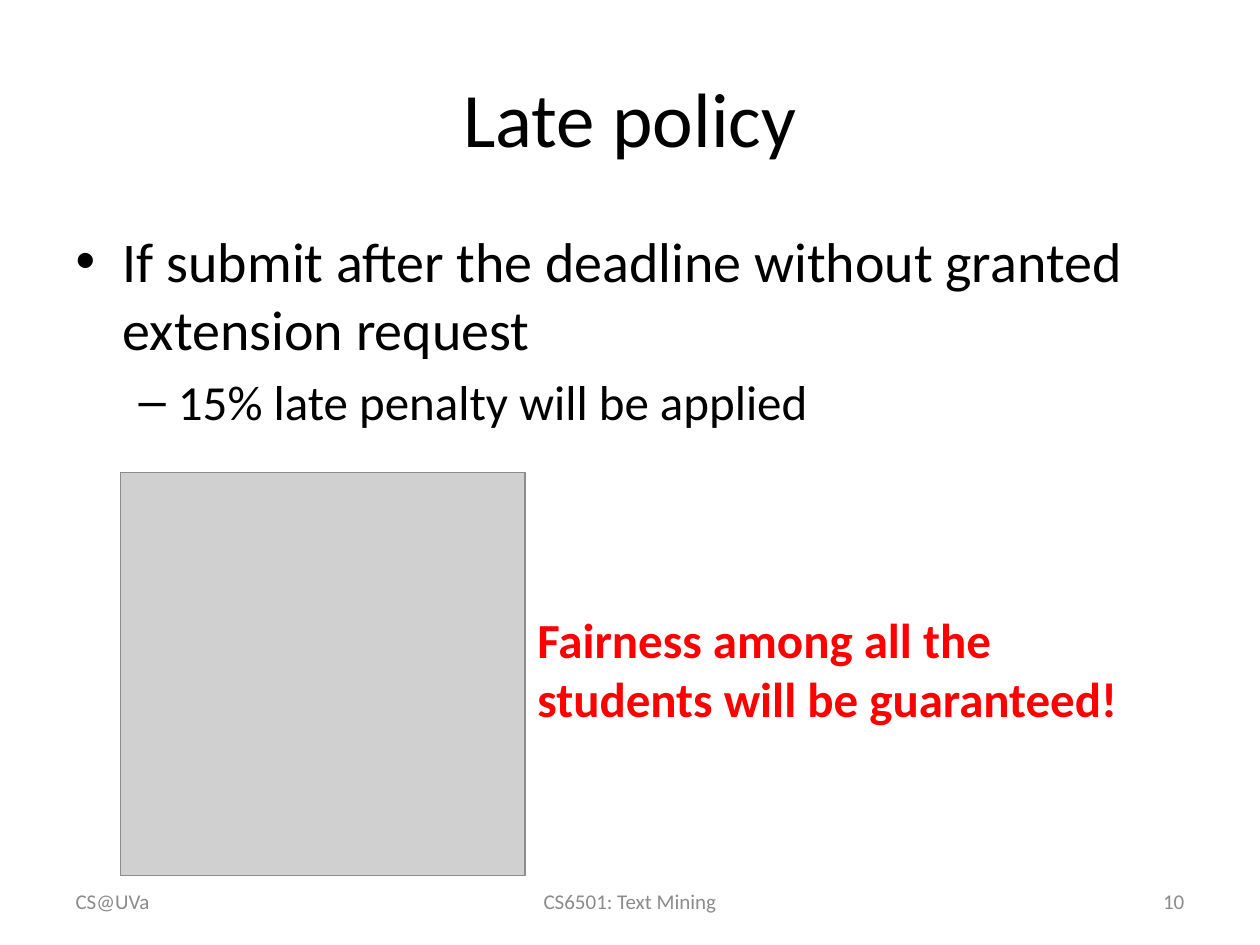
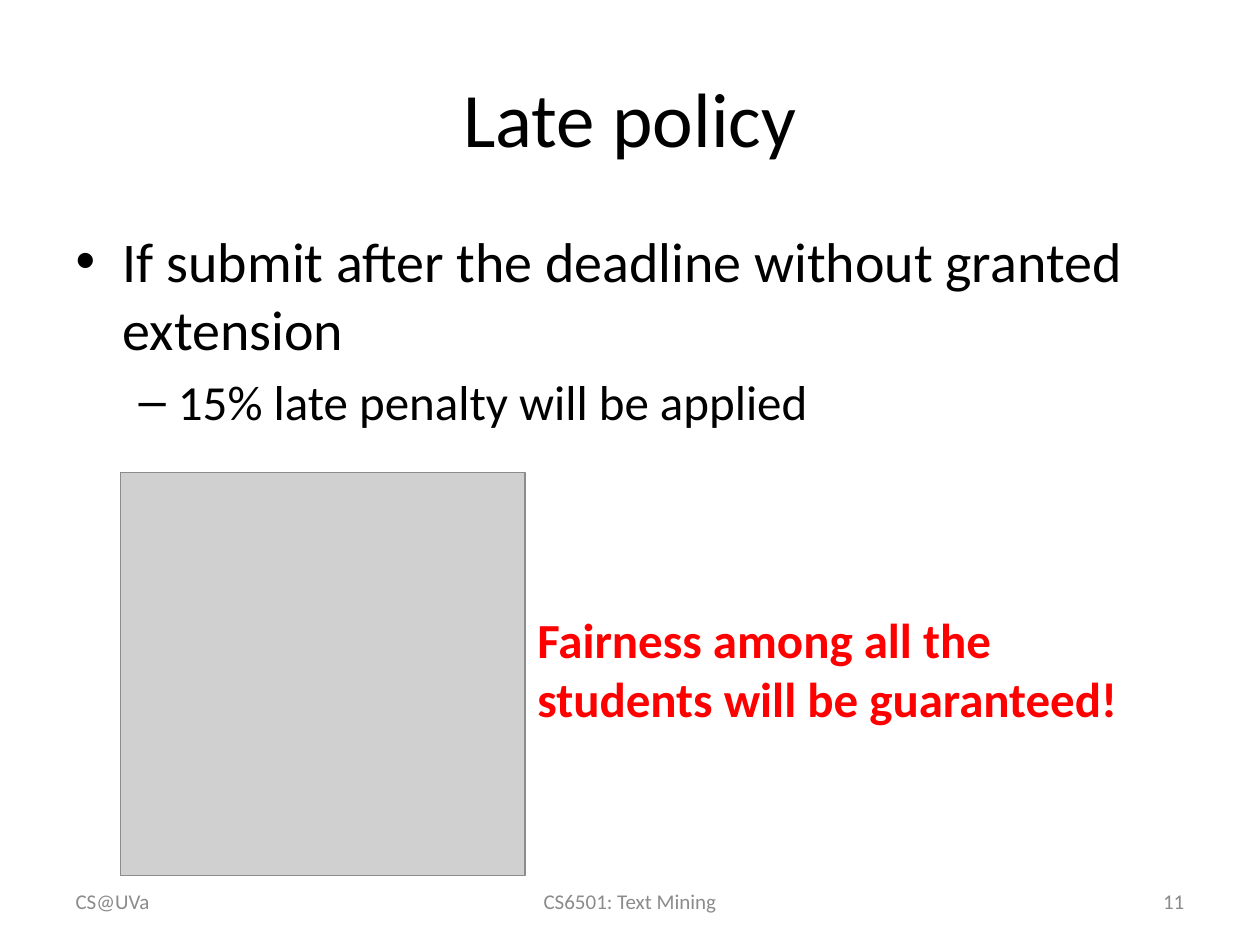
Before and after one commit to wang296/CS6501-Text-Mining, a slide deck: slide 11 of docs/CoursePolicy.pptx (slide 10 before the commit). Drawn at 1260x945 pixels with LibreOffice and Linux fonts; fonts in the diff are those of the drawing; grey boxes stand for pictures. Boxes give left, top, right and bottom in pixels: in the first picture for what was removed or moved away, otherwise in the second. Text is boxed around its words. In the diff, an @@ line names an element or a change of style, - is before the commit and + after.

Commit message:
syllabus schedule policy finalized

```diff
--- a/docs/CoursePolicy.pptx
+++ b/docs/CoursePolicy.pptx
@@ text at [123,243,1122,351]: text changed @@
-• If submit after the deadline without granted extension request
+• If submit after the deadline without granted extension
@@ page number at [1163,895,1184,909]: text changed @@
-10
+11
```
Also in this commit, not shown: 7 other slides changed, 1 slide added, 6 other files.
